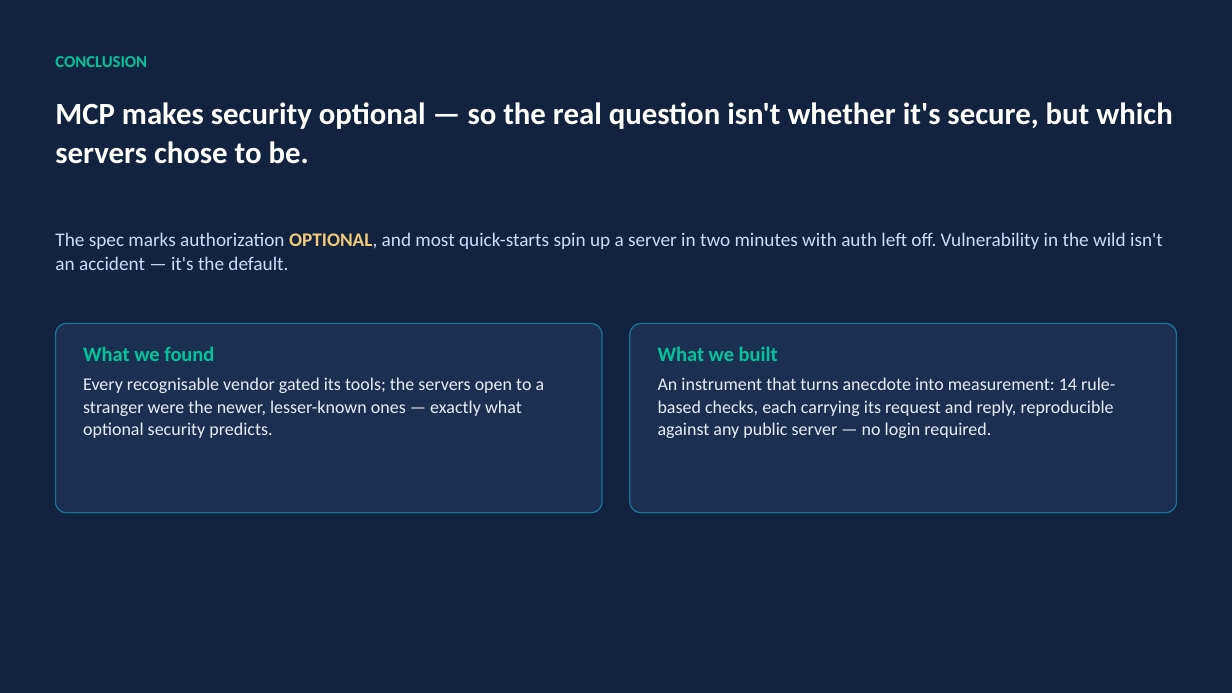
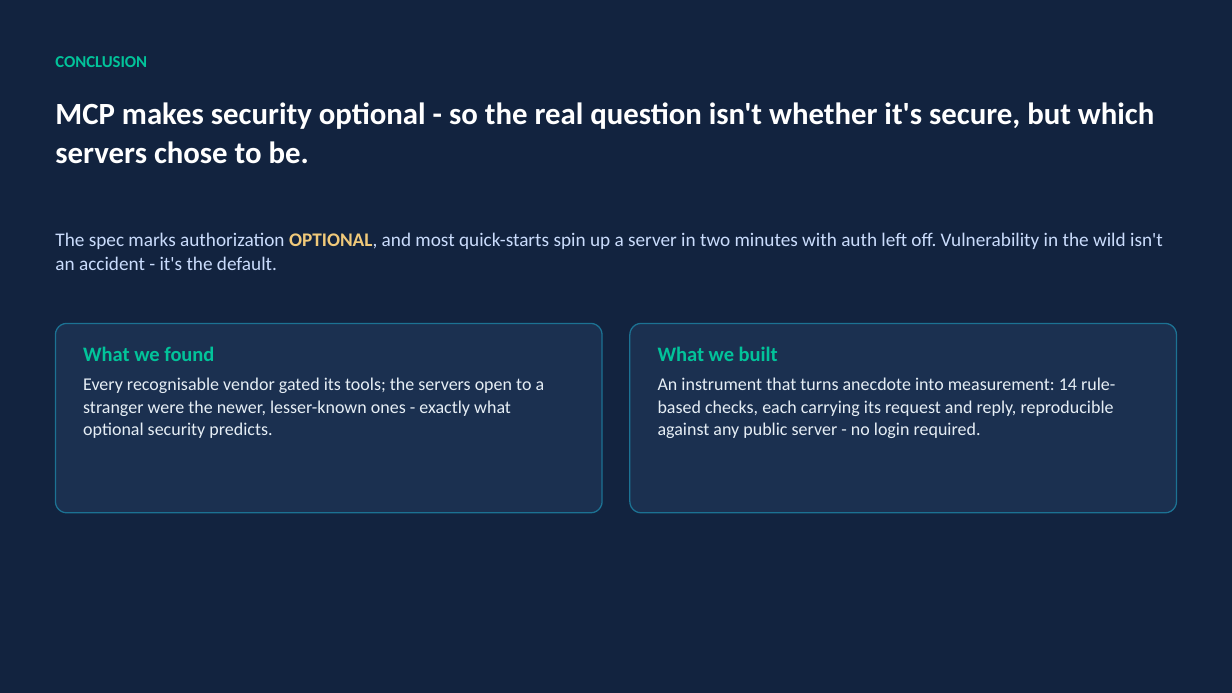
Before and after one commit to yamitkfir/YamAmit-MCP-auth, a slide deck: slide 26 of MCP-auth-slides.pptx. Drawn at 1232x693 pixels with LibreOffice and Linux fonts; fonts in the diff are those of the drawing. Boxes give left, top, right and bottom in pixels: in the first picture for what was removed or moved away, otherwise in the second. Text is boxed around its words. In the diff, an @@ line names an element or a change of style, - is before the commit and + after.

```diff
--- a/MCP-auth-slides.pptx
+++ b/MCP-auth-slides.pptx
@@ text at <box>55,102,1154,164</box>: text changed @@
-MCP makes security optional — so the real question isn't whether it's secure, but which servers chose to be.
+MCP makes security optional - so the real question isn't whether it's secure, but which servers chose to be.
@@ text at <box>55,232,1163,270</box>: text changed @@
-The spec marks authorization OPTIONAL, and most quick-starts spin up a server in two minutes with auth left off. Vulnerability in the wild isn't an accident — it's the default.
+The spec marks authorization OPTIONAL, and most quick-starts spin up a server in two minutes with auth left off. Vulnerability in the wild isn't an accident - it's the default.
@@ text at <box>83,377,545,438</box>: text changed @@
-Every recognisable vendor gated its tools; the servers open to a stranger were the newer, lesser-known ones — exactly what optional security predicts.
+Every recognisable vendor gated its tools; the servers open to a stranger were the newer, lesser-known ones - exactly what optional security predicts.
@@ text at <box>658,377,1115,438</box>: text changed @@
-An instrument that turns anecdote into measurement: 14 rule-based checks, each carrying its request and reply, reproducible against any public server — no login required.
+An instrument that turns anecdote into measurement: 14 rule-based checks, each carrying its request and reply, reproducible against any public server - no login required.
```
Also in this commit, not shown: 26 other slides changed.
